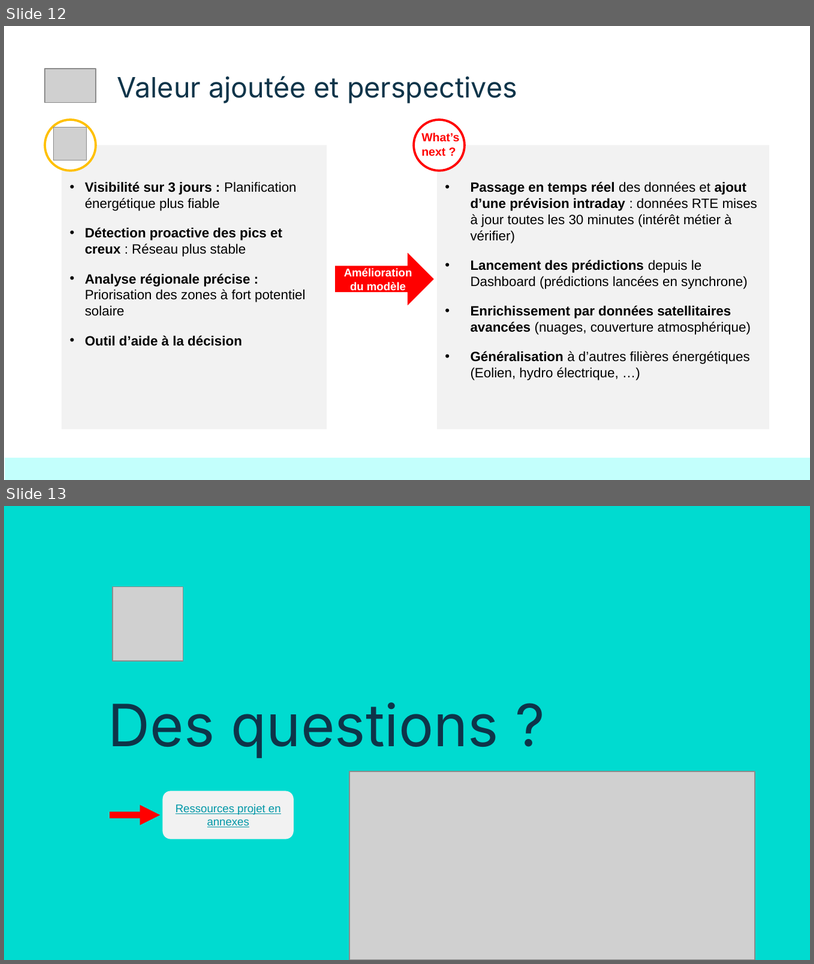
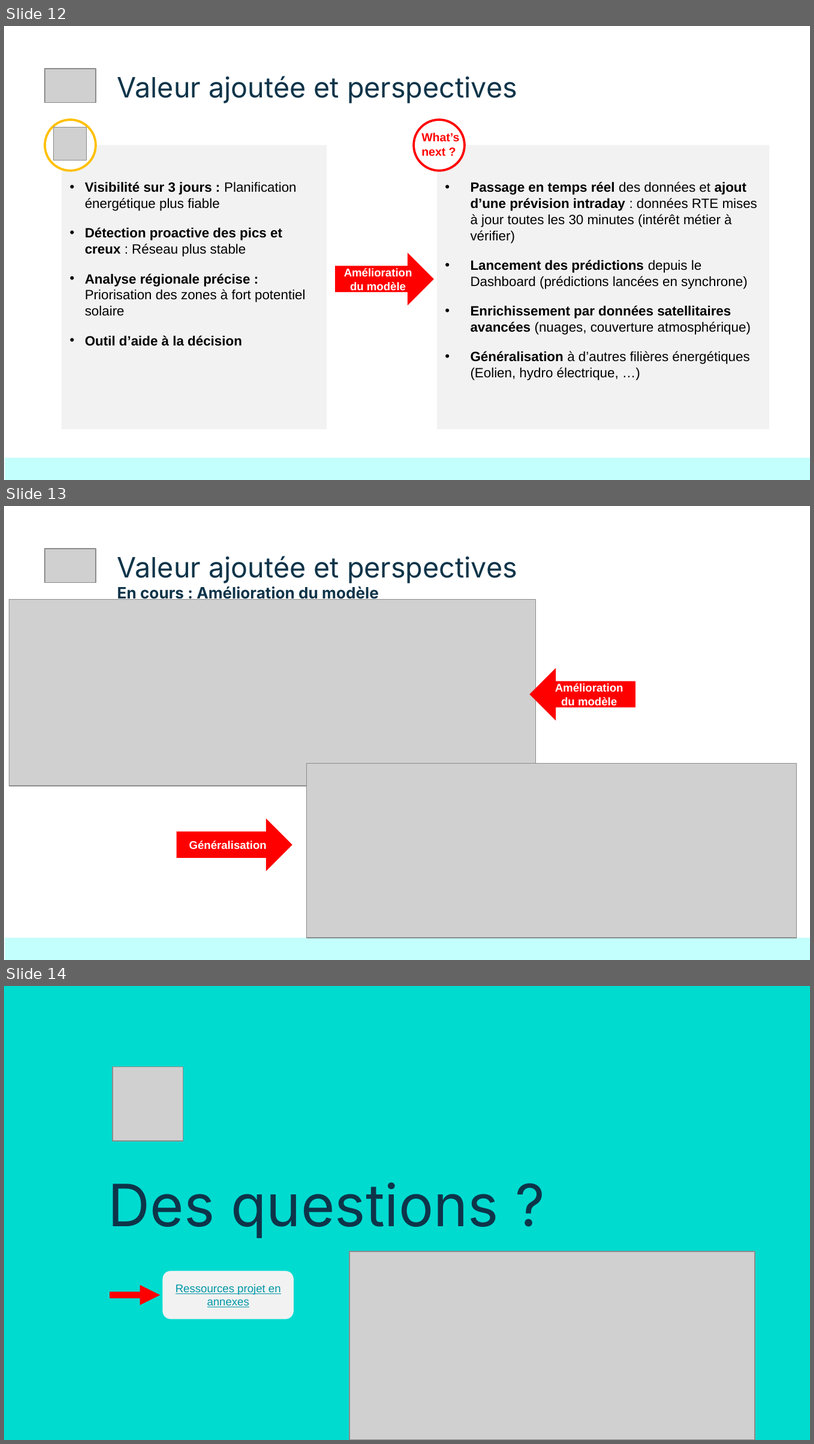
Before and after one commit to Sheikoh/REnergies_efficiency_prediction, a slide deck: presentation/dsfs_ft_36_Projet_REnergies_efficiency_prediction.pptx. Shown one above the other, each under a label of ours: slides 12 and 13 before the commit, slides 12, 13 and 14 after it. The pictures are 814x964 and 814x1444 pixels, drawn with LibreOffice and Linux fonts; fonts in the diff are those of the drawing; grey boxes stand for pictures. Boxes give left, top, right and bottom in pixels: in the first picture for what was removed or moved away, otherwise in the second. Text is boxed around its words. In the diff, an @@ line names an element or a change of style, - is before the commit and + after.

Commit message:
maj présentation et graphiques modèles

```diff
--- a/presentation/dsfs_ft_36_Projet_REnergies_efficiency_prediction.pptx
+++ b/presentation/dsfs_ft_36_Projet_REnergies_efficiency_prediction.pptx
@@ slide 13 added at [4, 506, 810, 960], background #FFFFFF @@
@@ picture added at [45, 549, 96, 583] @@
@@ title added at [117, 556, 518, 583], 25 pt, text #0E3449 @@
+Valeur ajoutée et perspectives
@@ text added at [117, 585, 379, 600], 14 pt, text #0E3449, bold @@
+En cours : Amélioration du modèle
@@ picture added at [9, 600, 536, 786] @@
@@ right arrow added at [530, 668, 635, 721], fill #FF0000, 10 pt, text #FFFFFF, bold @@
+Amélioration du modèle
@@ picture added at [306, 763, 797, 937] @@
@@ right arrow added at [177, 818, 293, 870], fill #FF0000, 10 pt, text #FFFFFF, bold @@
+Généralisation
@@ rectangle added at [5, 937, 810, 959], fill #C3FFFC @@
@@ what was slide 13 is now slide 14 @@
```
Also in this commit, not shown: 2 slides changed.
